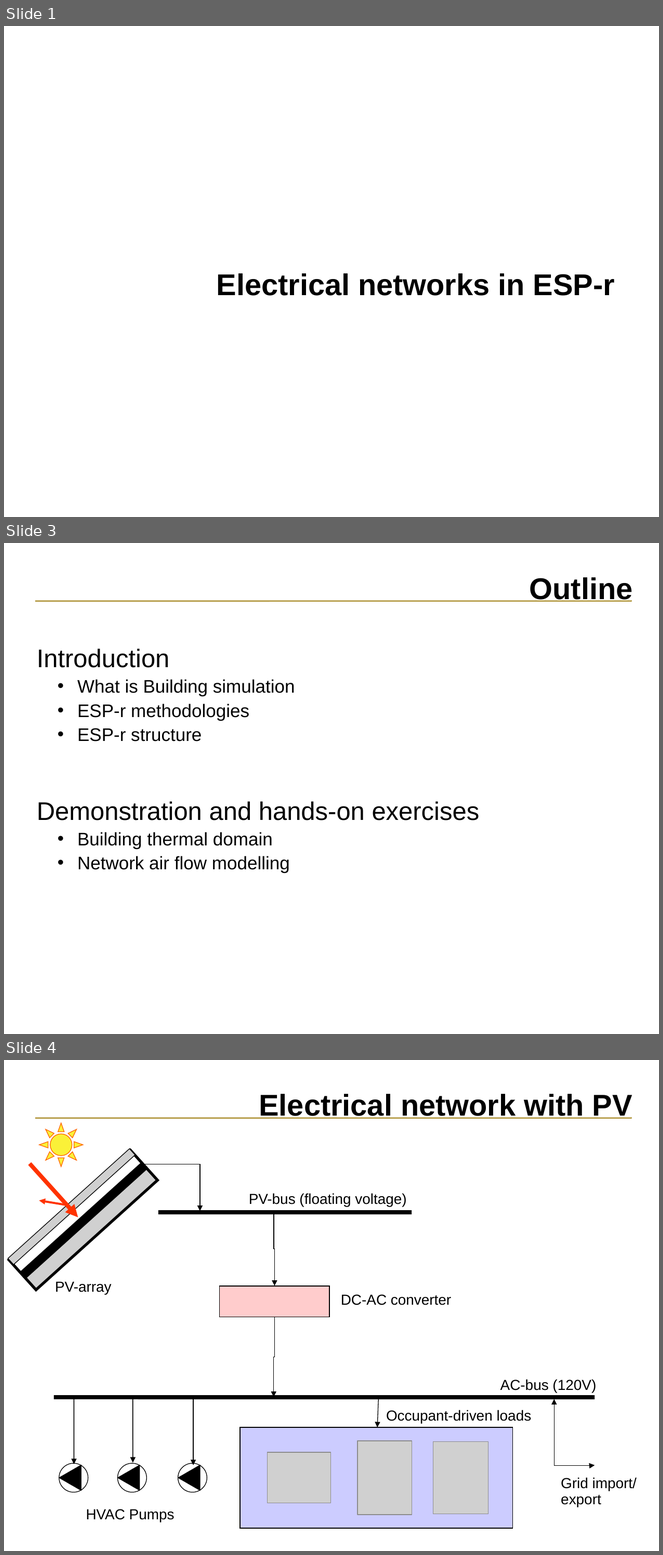
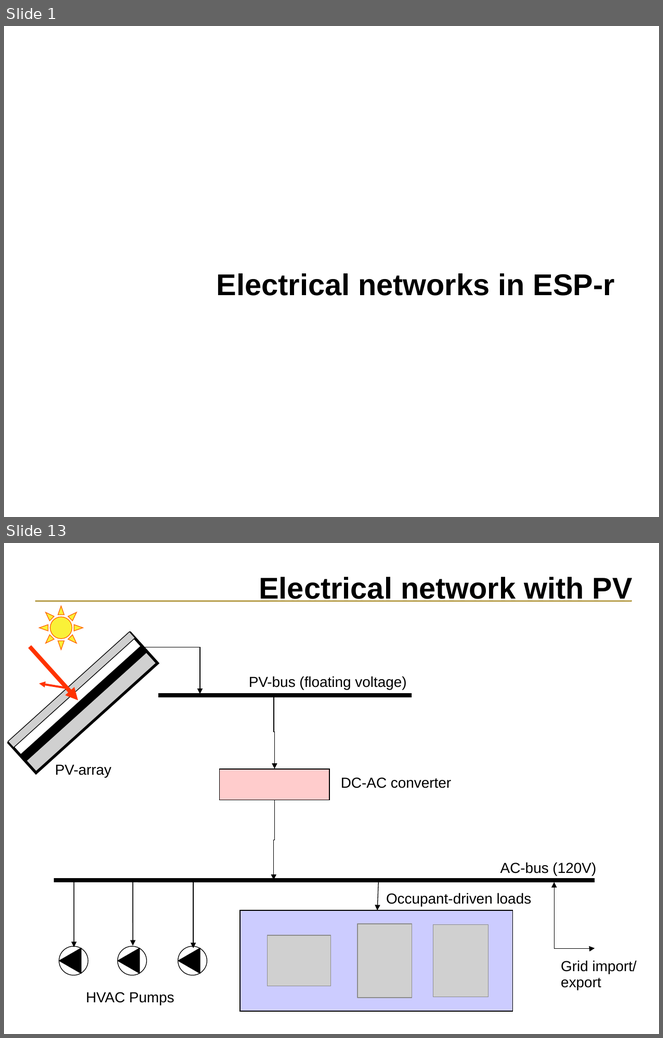
Before and after one commit to ESP-rCommunity/ESPrExtras, a slide deck: training/NRCan_course_materials/elec_network/electric_network.ppt. Shown one above the other, each under a label of ours: slides 1, 3 and 4 before the commit, slides 1 and 13 after it; the slides between them are not shown. The pictures are 663x1555 and 663x1038 pixels, drawn with LibreOffice and Linux fonts; fonts in the diff are those of the drawing; grey boxes stand for pictures; background and template pictures are left out. Boxes give left, top, right and bottom in pixels: in the first picture for what was removed or moved away, otherwise in the second. Text is boxed around its words. In the diff, an @@ line names an element or a change of style, - is before the commit and + after.

```diff
--- a/training/NRCan_course_materials/elec_network/electric_network.ppt
+++ b/training/NRCan_course_materials/elec_network/electric_network.ppt
@@ slide 3 removed at box(4, 543, 659, 1034), background #FFFFFF; not listed: 1 template element that a slide beside it also shows @@
@@ title removed at box(530, 577, 633, 602) @@
-Outline
@@ text removed at box(37, 649, 480, 873) @@
-Introduction
-  • What is Building simulation
-  • ESP-r methodologies
-  • ESP-r structure
-Demonstration and hands-on exercises
-  • Building thermal domain
-  • Network air flow modelling
@@ what was slide 4 is now slide 13 @@
```
Also in this commit, not shown: 1 slide changed, 10 slides added.
